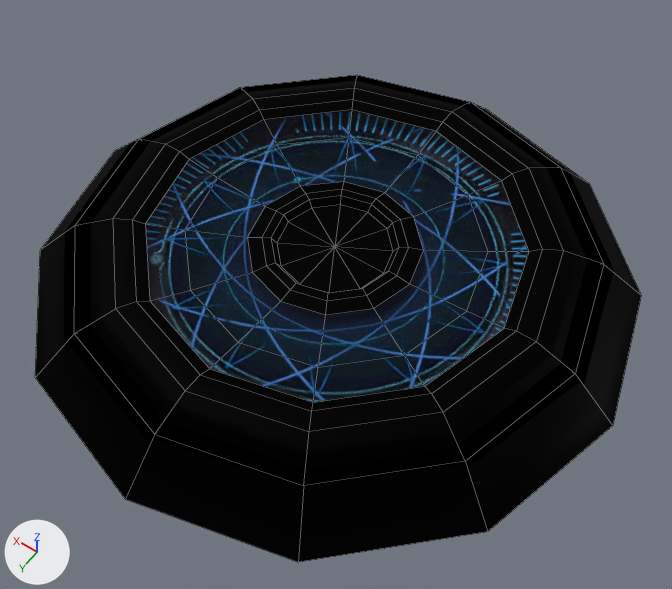
What one commit did to the Blender file _Art/Environment/Plate.blend.
The view is the same before and after, from a 50 mm camera at (-0.687, 0.954, 1.427) aimed at (-0.058, 0.074, 0.043). Lighting does not change. The marker at lower left points along +X, +Y and +Z. Mesh edges are drawn as thin lines.
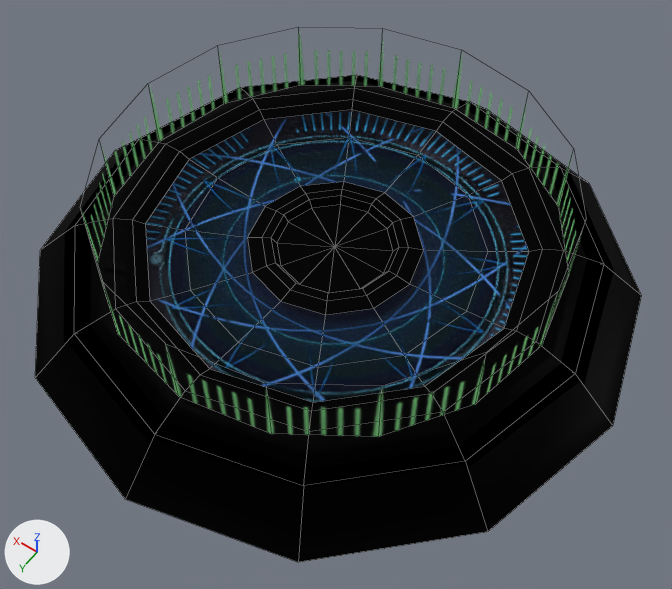
Diff of the bpy script that builds the scene:
```diff
--- a/_Art/Environment/Plate.blend.py
+++ b/_Art/Environment/Plate.blend.py
@@ img_radial_top_png @@
+img_radial_top_png = load_image('Radial_Top.png', 'Radials/Radial_Top.png', 20, 1024, 'sRGB')
@@ mat_radial_top @@
+mat_radial_top = principled_material('Radial_Top')
+mat_radial_top.texture = img_radial_top_png  # with its transparency
@@ me_cylinder @@
+me_cylinder.from_pydata(...)  # 32 vertices, 16 faces; spans x -0.44..0.44, y -0.44..0.44, z 0.109..0.259
+me_cylinder.materials.append(mat_radial_top)  # picture img_radial_top_png
@@ ob_cylinder @@
+ob_cylinder = bpy.data.objects.new('Cylinder', me_cylinder)
+ob_cylinder.location = (0.0, 0.0, 0.0)
```

What differs and where, as boxes (x1, y1, x2, y2) in the pictures (672 x 589 px):
'Cylinder', added (green): after (83, 34, 580, 437)
